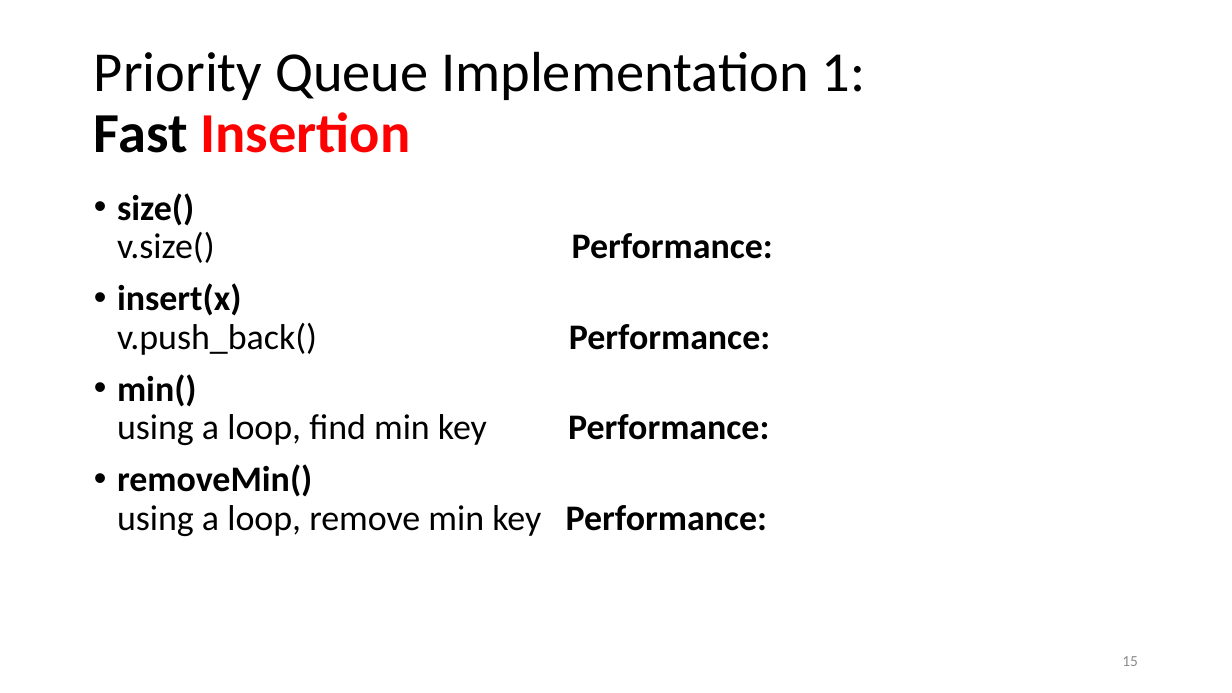
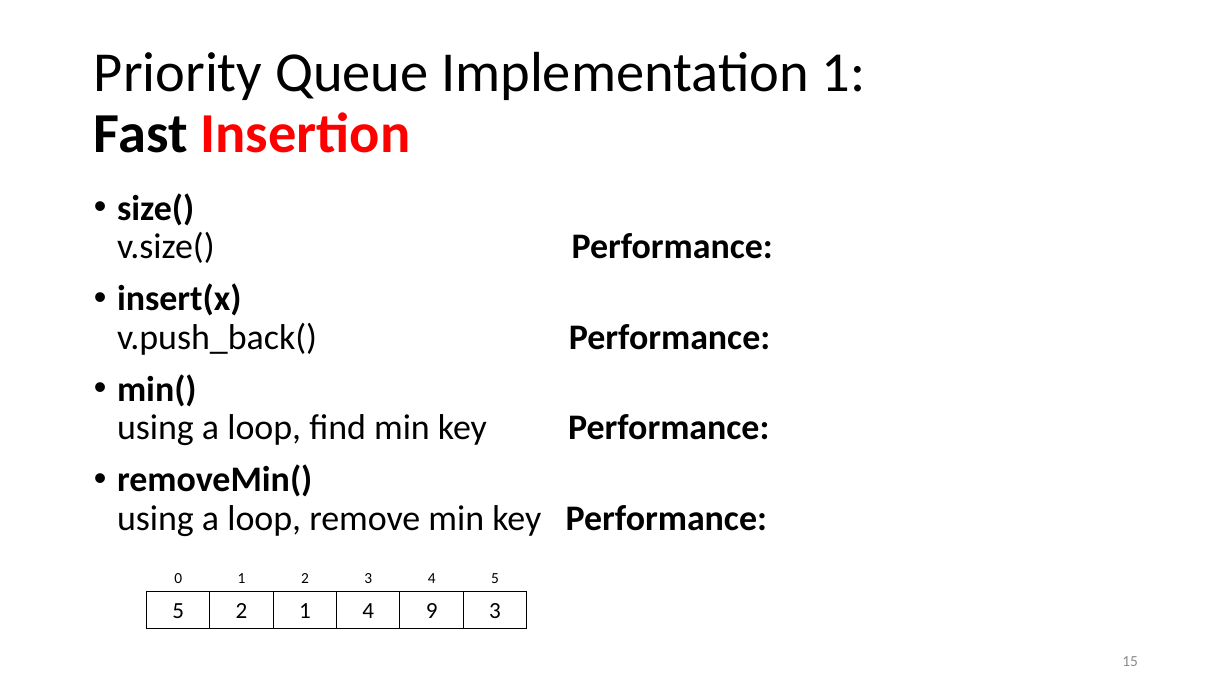
Before and after one commit to tjd1234/cmpt225summer2023, a slide deck: slide 15 of lecture_notes/week7/week7_priority_queues.pptx. Drawn at 1232x693 pixels with LibreOffice and Linux fonts; fonts in the diff are those of the drawing. Boxes give left, top, right and bottom in pixels: in the first picture for what was removed or moved away, otherwise in the second. Text is boxed around its words. In the diff, an @@ line names an element or a change of style, - is before the commit and + after.

```diff
--- a/lecture_notes/week7/week7_priority_queues.pptx
+++ b/lecture_notes/week7/week7_priority_queues.pptx
@@ rectangle added at <box>147,592,211,628</box>, outline #000000 0.75 pt, 18 pt, text #000000 @@
+5
@@ text added at <box>174,573,182,583</box>, 12 pt, text #000000 @@
+0
@@ rectangle added at <box>210,592,274,628</box>, outline #000000 0.75 pt, 18 pt, text #000000 @@
+2
@@ text added at <box>238,573,246,583</box>, 12 pt, text #000000 @@
+1
@@ rectangle added at <box>274,592,337,628</box>, outline #000000 0.75 pt, 18 pt, text #000000 @@
+1
@@ text added at <box>301,573,309,583</box>, 12 pt, text #000000 @@
+2
@@ rectangle added at <box>336,592,400,628</box>, outline #000000 0.75 pt, 18 pt, text #000000 @@
+4
@@ text added at <box>364,573,372,583</box>, 12 pt, text #000000 @@
+3
@@ rectangle added at <box>400,592,464,628</box>, outline #000000 0.75 pt, 18 pt, text #000000 @@
+9
@@ text added at <box>428,573,436,583</box>, 12 pt, text #000000 @@
+4
@@ rectangle added at <box>463,592,527,628</box>, outline #000000 0.75 pt, 18 pt, text #000000 @@
+3
@@ text added at <box>491,573,499,583</box>, 12 pt, text #000000 @@
+5
```
Also in this commit, not shown: 15 other slides changed, 1 slide added, 3 slides removed.
